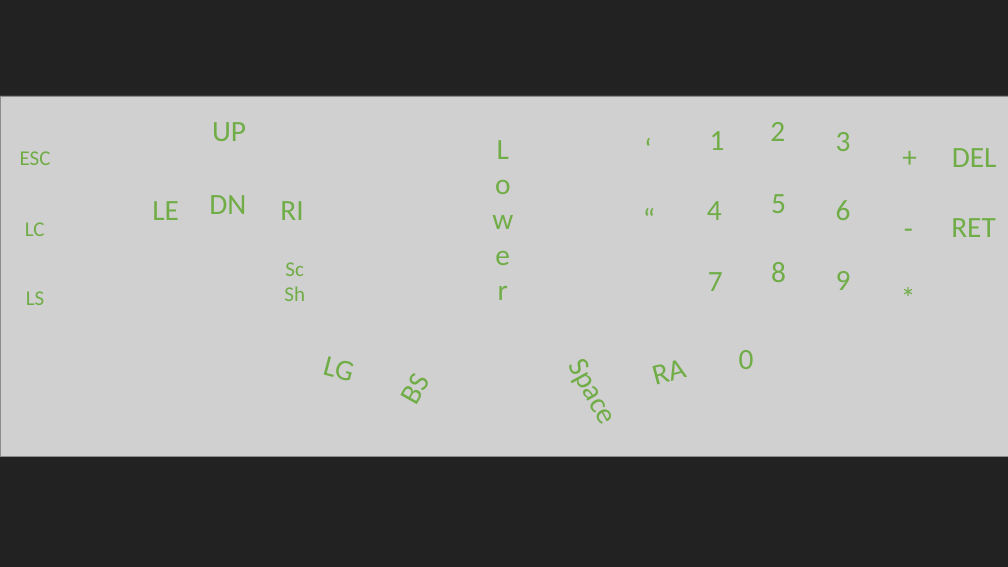
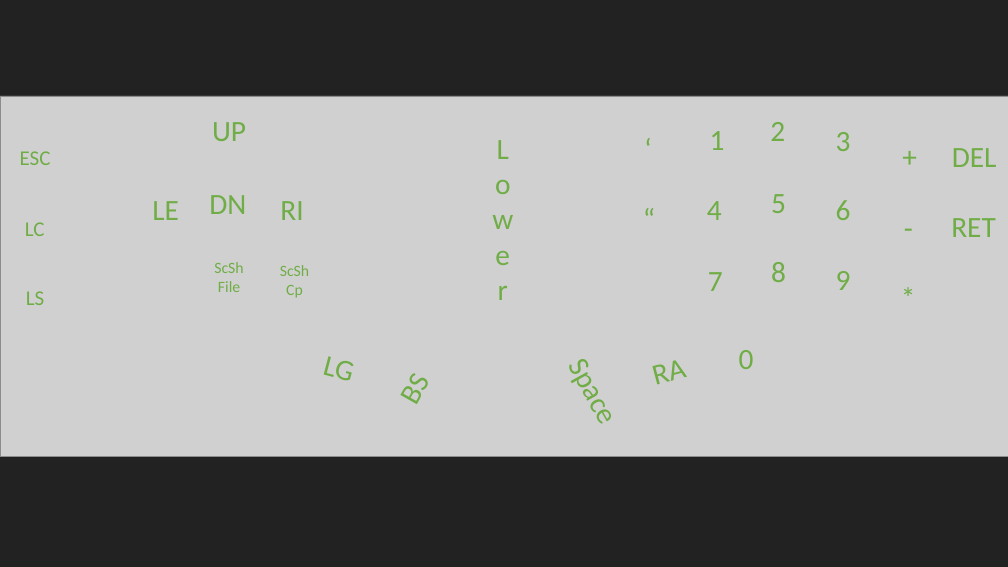
Before and after one commit to KarasVladyslav/ZMK_branch, a slide deck: slide 2 of crkbd layout.pptx. Drawn at 1008x567 pixels with LibreOffice and Linux fonts; fonts in the diff are those of the drawing; grey boxes stand for pictures. Boxes give left, top, right and bottom in pixels: in the first picture for what was removed or moved away, otherwise in the second. Text is boxed around its words. In the diff, an @@ line names an element or a change of style, - is before the commit and + after.

```diff
--- a/crkbd layout.pptx
+++ b/crkbd layout.pptx
@@ text added at (214, 262, 243, 292), 15 pt, text #70AD47 @@
+ScSh
+File
@@ text at (280, 265, 309, 298): text changed; size 20 to 15 pt @@
-Sc
-Sh
+ScSh
+Cp
```
Also in this commit, not shown: 2 other files.
